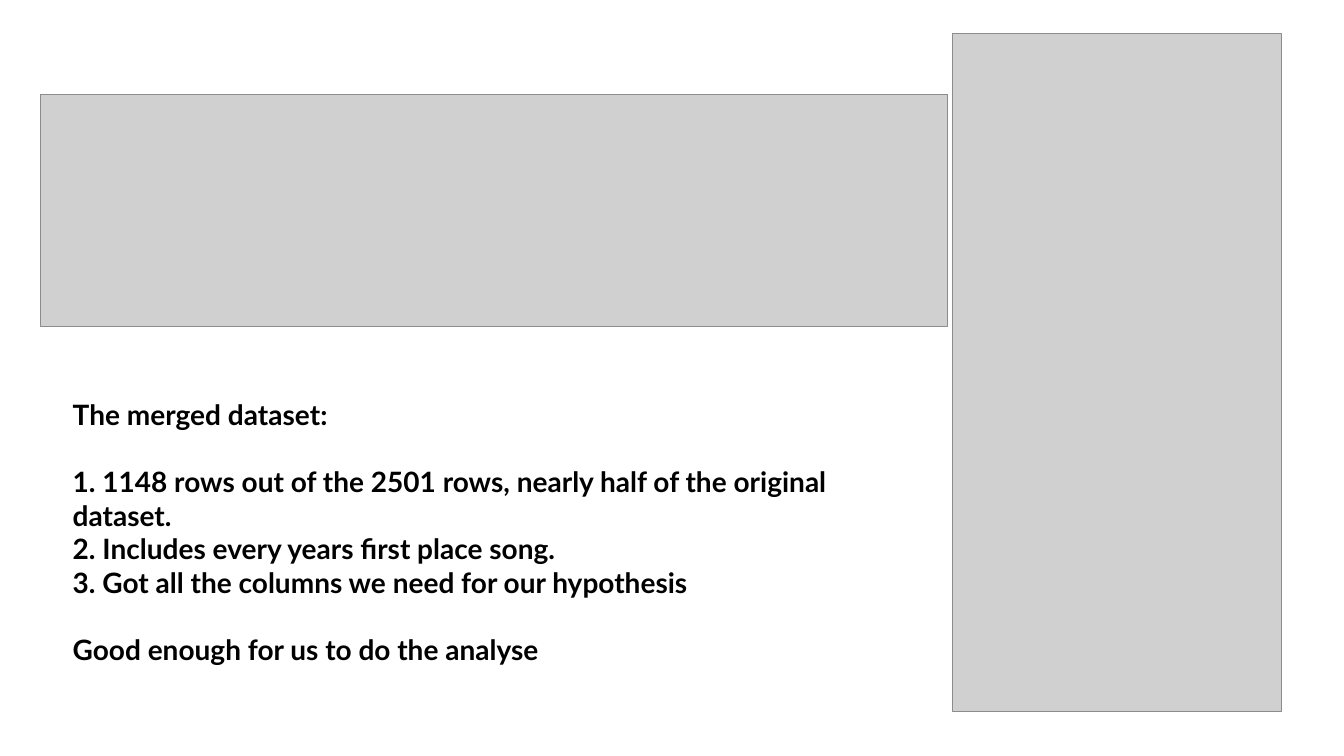
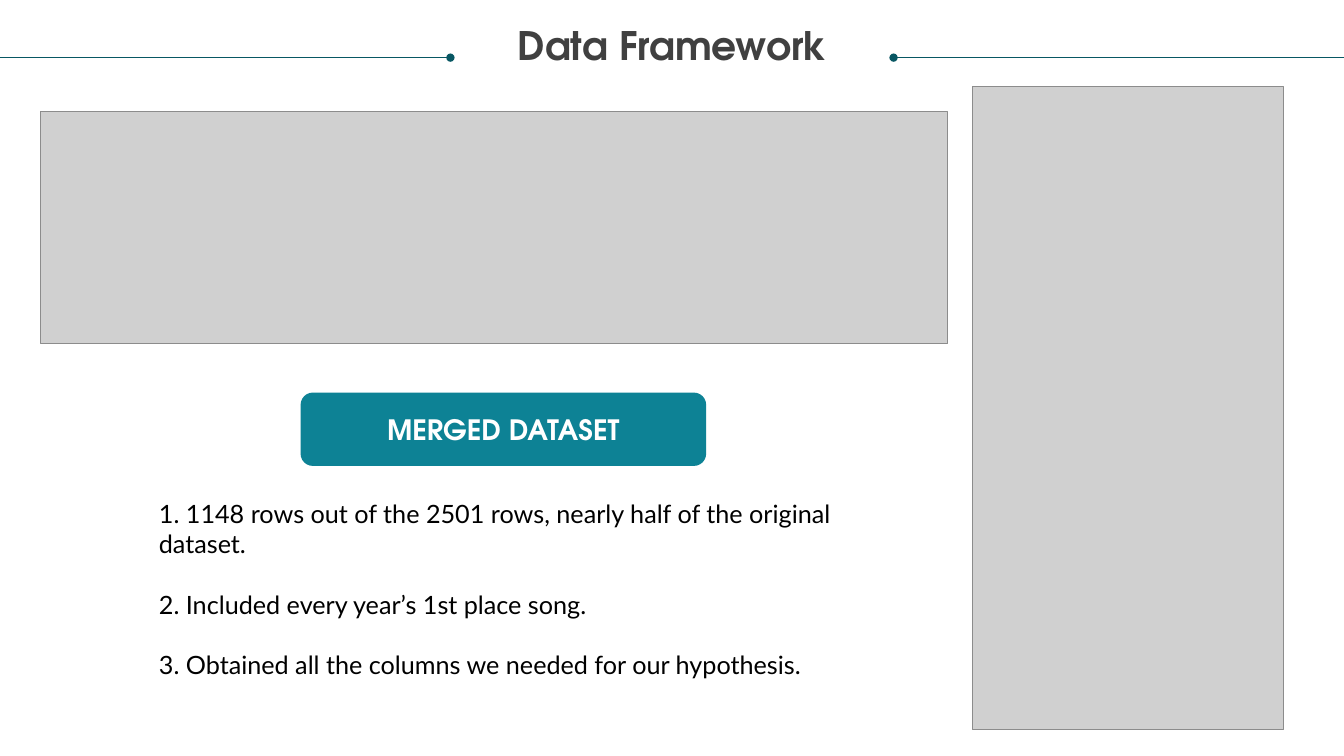
Before and after one commit to relaernu/project_1, a slide deck: slide 9 of Documents/Let the music speak.pptx (slide 10 before the commit). Drawn at 1344x756 pixels with LibreOffice and Linux fonts; fonts in the diff are those of the drawing; grey boxes stand for pictures. Boxes give left, top, right and bottom in pixels: in the first picture for what was removed or moved away, otherwise in the second. Text is boxed around its words. In the diff, an @@ line names an element or a change of style, - is before the commit and + after.

```diff
--- a/Documents/Let the music speak.pptx
+++ b/Documents/Let the music speak.pptx
@@ arrow added from (0, 57) to (451, 57), #085764 0.5 pt @@
@@ text added at <box>518,31,826,61</box>, 28 pt, text #404040, bold @@
+Data Framework
@@ arrow added from (1344, 57) to (893, 57), #085764 0.5 pt @@
@@ picture: place and size @@
-picture at <box>953,34,1281,712</box>
+picture at <box>972,87,1284,730</box>
@@ picture: place and size @@
-picture at <box>41,94,949,326</box>
+picture at <box>41,112,949,344</box>
@@ text at <box>73,404,328,430</box>: paragraph removed @@
-The merged dataset:
@@ rounded rectangle added at <box>300,392,706,466</box>, fill #0D8295, 20 pt, text #FFFFFF, bold @@
+MERGED DATASET
@@ text "1. 1148 rows out of ...": place and size @@
-text "1. 1148 rows out of ..." at <box>73,404,827,665</box>
+text "1. 1148 rows out of ..." at <box>159,504,830,679</box>
@@ text at <box>159,504,830,554</box>: size 20 to 18 pt, bold off in "1. 1148 rows out of the 2501 ..." @@
@@ text at <box>159,595,801,679</box>: text changed; size 20 to 18 pt; bold off @@
-2. Includes every years first place song.
-3. Got all the columns we need for our hypothesis
-Good enough for us to do the analyse
+2. Included every year’s 1st place song.
+3. Obtained all the columns we needed for our hypothesis.
```
Also in this commit, not shown: 14 other slides changed, 1 slide removed.
